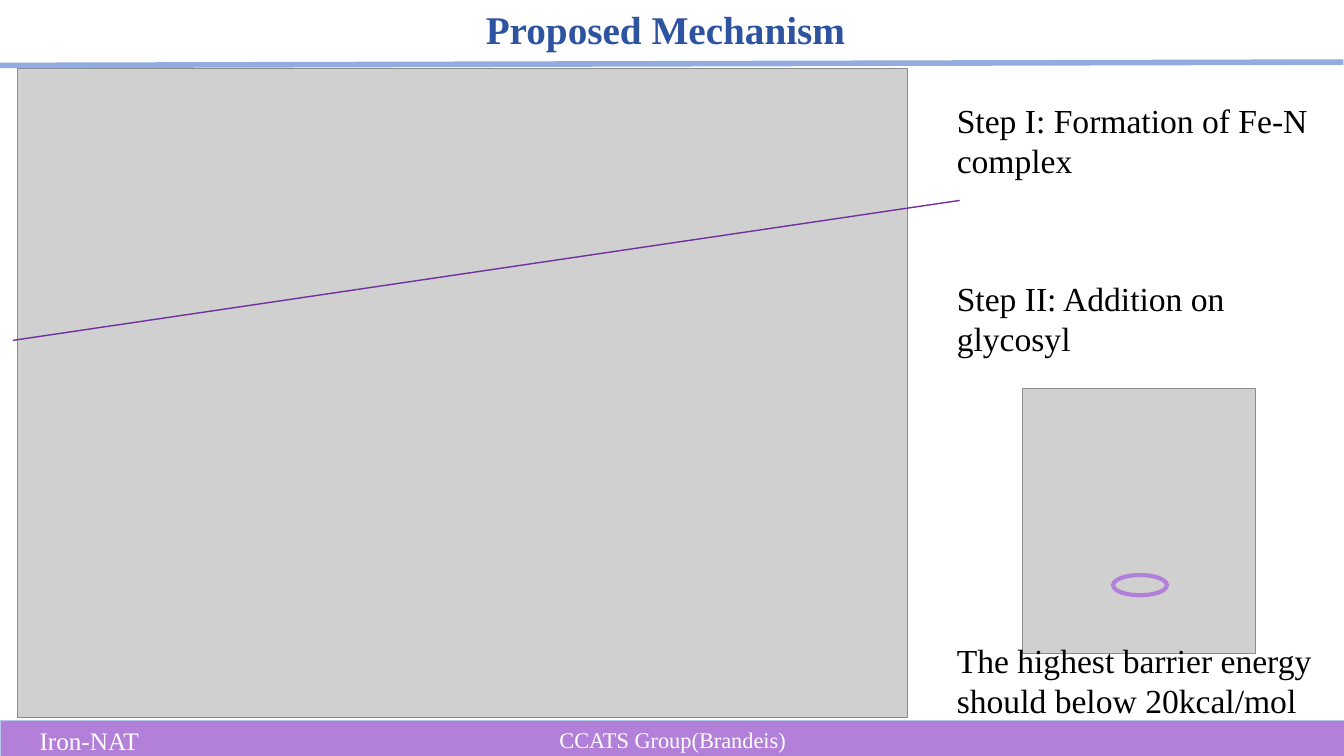
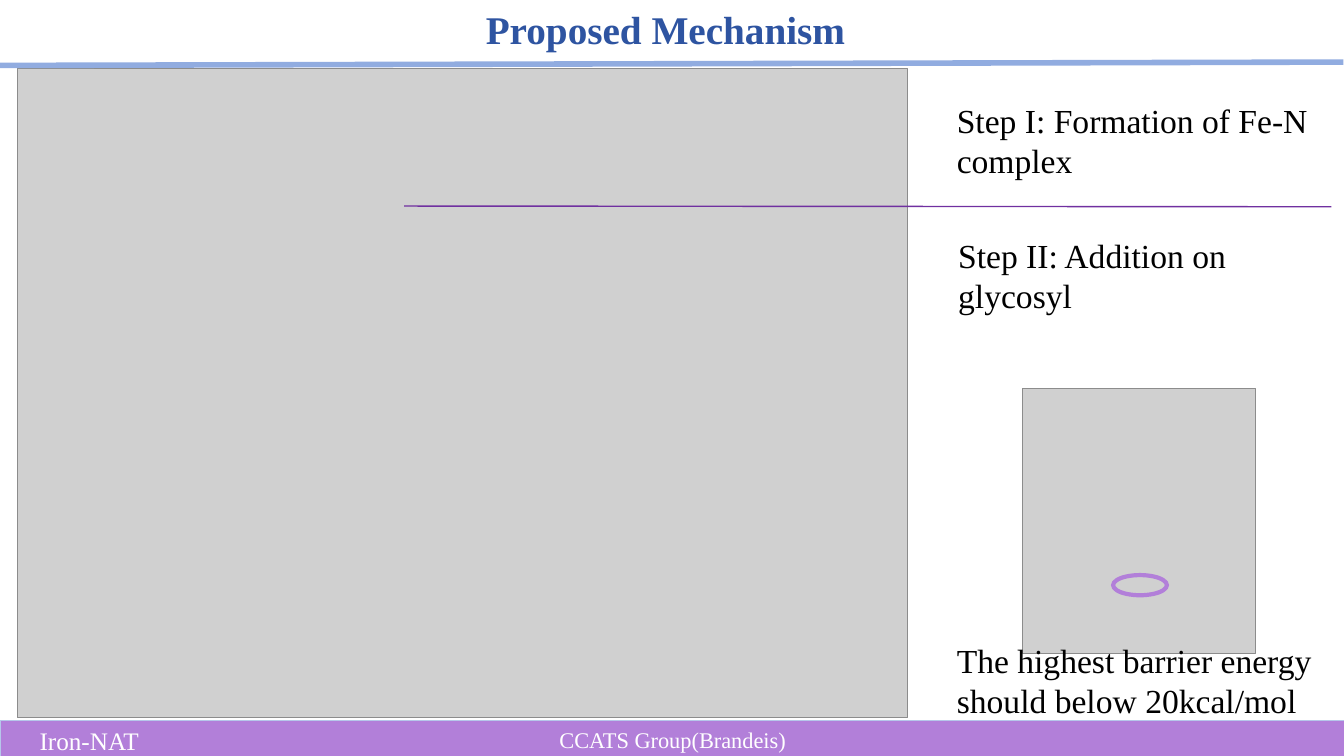
Before and after one commit to MoriyaSuwako2524/chemlab, a slide deck: slide 3 of notes/Fe-NAT.pptx. Drawn at 1344x756 pixels with LibreOffice and Linux fonts; fonts in the diff are those of the drawing; grey boxes stand for pictures. Boxes give left, top, right and bottom in pixels: in the first picture for what was removed or moved away, otherwise in the second. Text is boxed around its words. In the diff, an @@ line names an element or a change of style, - is before the commit and + after.

```diff
--- a/notes/Fe-NAT.pptx
+++ b/notes/Fe-NAT.pptx
@@ line moved from (13, 341) - (960, 201) to (404, 206) - (1332, 207) @@
@@ text "Step II: Addition on glycosyl": place and size @@
-text "Step II: Addition on glycosyl" at (957,287,1225,358)
+text "Step II: Addition on glycosyl" at (958,244,1226,315)
```
Also in this commit, not shown: 6 other files.
